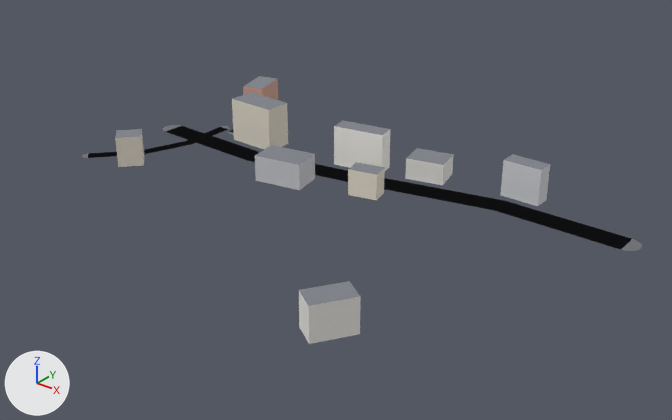
An edit to the glTF model apps/client/public/cities/moscow_synth/tiles/1_0.glb, drawn before and after from the same camera.
One viewpoint serves both versions: a camera (50 mm lens) standing at (740.0, -500.0, 239.0) and looking at (425.0, -106.0, -5.0). Every picture has the same lights, and +X, +Y and +Z are marked at lower left. The first picture is the older version. Vertices at exactly the same position are counted once.
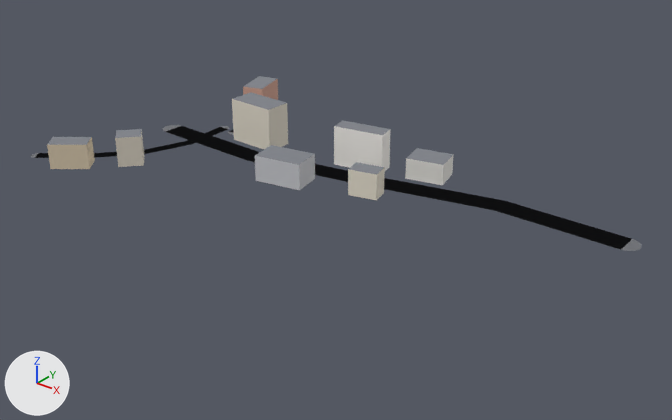
The newer file is also turned or shifted as a whole; pictures and numbers use the older file's frame.

What differs and where, as boxes [x1, y1, x2, y2] in the pictures (672 x 420 px; the box of a moved part takes in the faces that stretch with it):
'Mesh_0', reshaped (9% wider, 35% shorter): before [82, 76, 642, 344]; after [31, 76, 642, 251]
part 1 of me_mesh_0, moved or reshaped: before [82, 153, 89, 158]; after [31, 153, 38, 158]
part 2 of me_mesh_0, added (beige): after [47, 137, 95, 169]
part 3 of me_mesh_0, deleted: before [299, 281, 361, 344]
part 4 of me_mesh_0, deleted: before [501, 154, 550, 206]
part 5 of me_mesh_0, built on: before [88, 152, 117, 158]; after [35, 152, 117, 158]

The change in detail:
me_mesh_0 is used by ob_mesh_0; location (0.0, 0.0, 0.0).
Verts and faces of me_mesh_0; kept vertices keep their numbers, new ones are numbered from 160.
Before the commit, vertices of me_mesh_0: 36 (277.0, -129.0, 0.0), 37 (270.0, -125.0, 0.0), 38 (253.0, -155.0, 0.0) at pixel (87, 157), 39 (247.0, -150.0, 0.0) at pixel (88, 153).
me_mesh_0 had 160 vertices, 166 faces and spanned x 246.0..591.0, y -231.0..12.0, z 0.0..30.0.
me_mesh_0 now has 154 vertices, 158 faces and spans x 219.0..591.0, y -182.0..12.0, z 0.0..30.0.
me_mesh_0 part 1: the loose piece of 11 vertices spanning x 246.0..254.0, y -156.0..-149.0, z 0.0 is moved by (-27.0, -21.0, 0.0).
me_mesh_0 part 2: the loose piece of 8 vertices spanning x 258.0..281.0, y -19.0..12.0, z 0.0..17.0 is copied, and the copy is turned -68.9 degrees about the z axis through its middle and scaled by 0.924, then moved by (-14.0, -165.0, 0.0); it spans x 241.0..269.0, y -182.0..-156.0, z 0.0..17.0.
me_mesh_0 part 3: the loose piece of 8 vertices spanning x 497.0..522.0, y -231.0..-202.0, z 0.0..20.0 is deleted.
me_mesh_0 part 4: the loose piece of 8 vertices spanning x 497.0..522.0, y -36.0..-25.0, z 0.0..23.0 is deleted.
Part 5, on me_mesh_0:
Vertices deleted: 38 (with the faces that use them).
New vertex 160 is at (253.0, -156.0, 0.0).
New vertex 161 is at (225.0, -177.0, 0.0), pixel (34, 157).
New vertex 162 is at (220.0, -171.0, 0.0), pixel (38, 153).
New faces: (36, 160, 37), (37, 160, 39), (39, 160, 161), (39, 161, 162) (mat_road).
